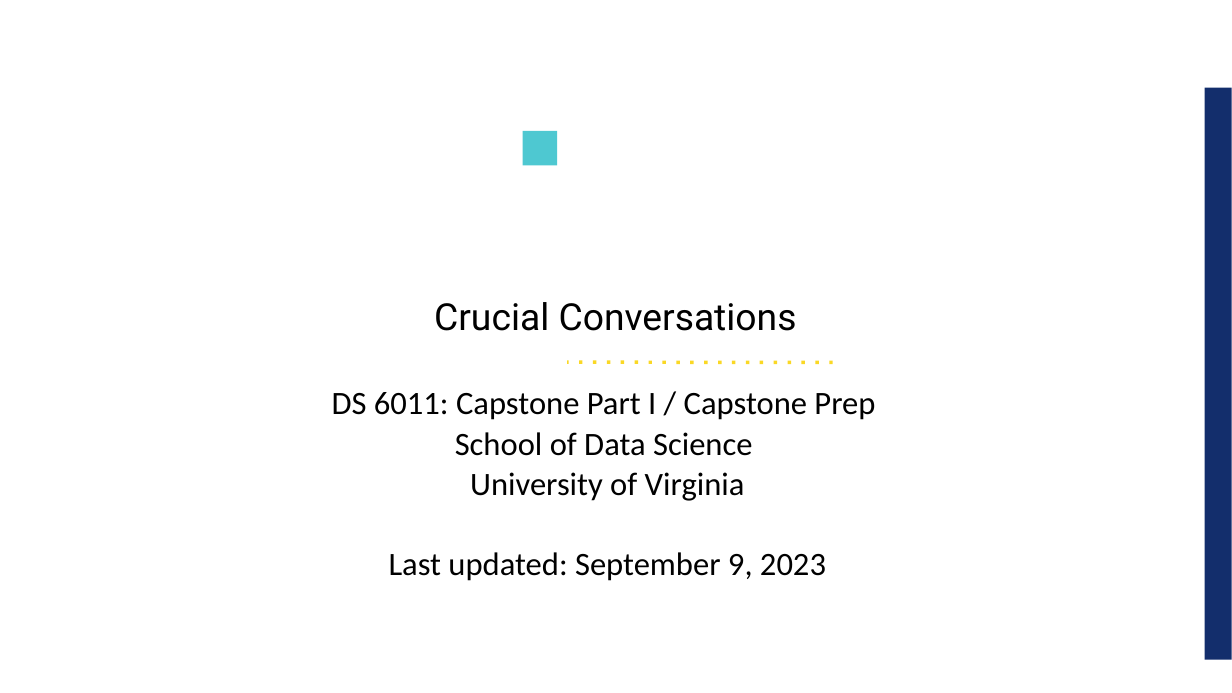
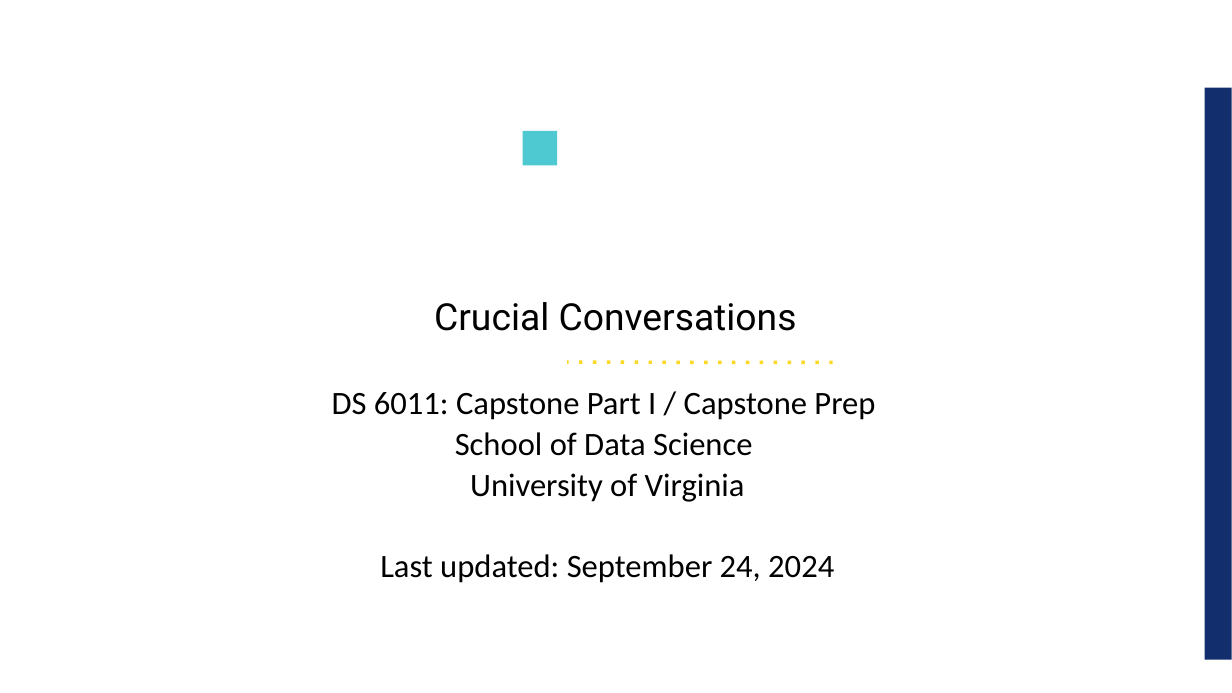
Before and after one commit to UVADS/ds6011, a slide deck: slide 1 of 05_crucial_conversations.ppt. Drawn at 1232x693 pixels with LibreOffice and Linux fonts; fonts in the diff are those of the drawing; background and template pictures are left out. Boxes give left, top, right and bottom in pixels: in the first picture for what was removed or moved away, otherwise in the second. Text is boxed around its words. In the diff, an @@ line names an element or a change of style, - is before the commit and + after.

```diff
--- a/05_crucial_conversations.ppt
+++ b/05_crucial_conversations.ppt
@@ text at [380,554,834,583]: text changed @@
-Last updated: September 9, 2023
+Last updated: September 24, 2024
```
Also in this commit, not shown: 1 other slide changed, 1 slide added, 1 other file.
